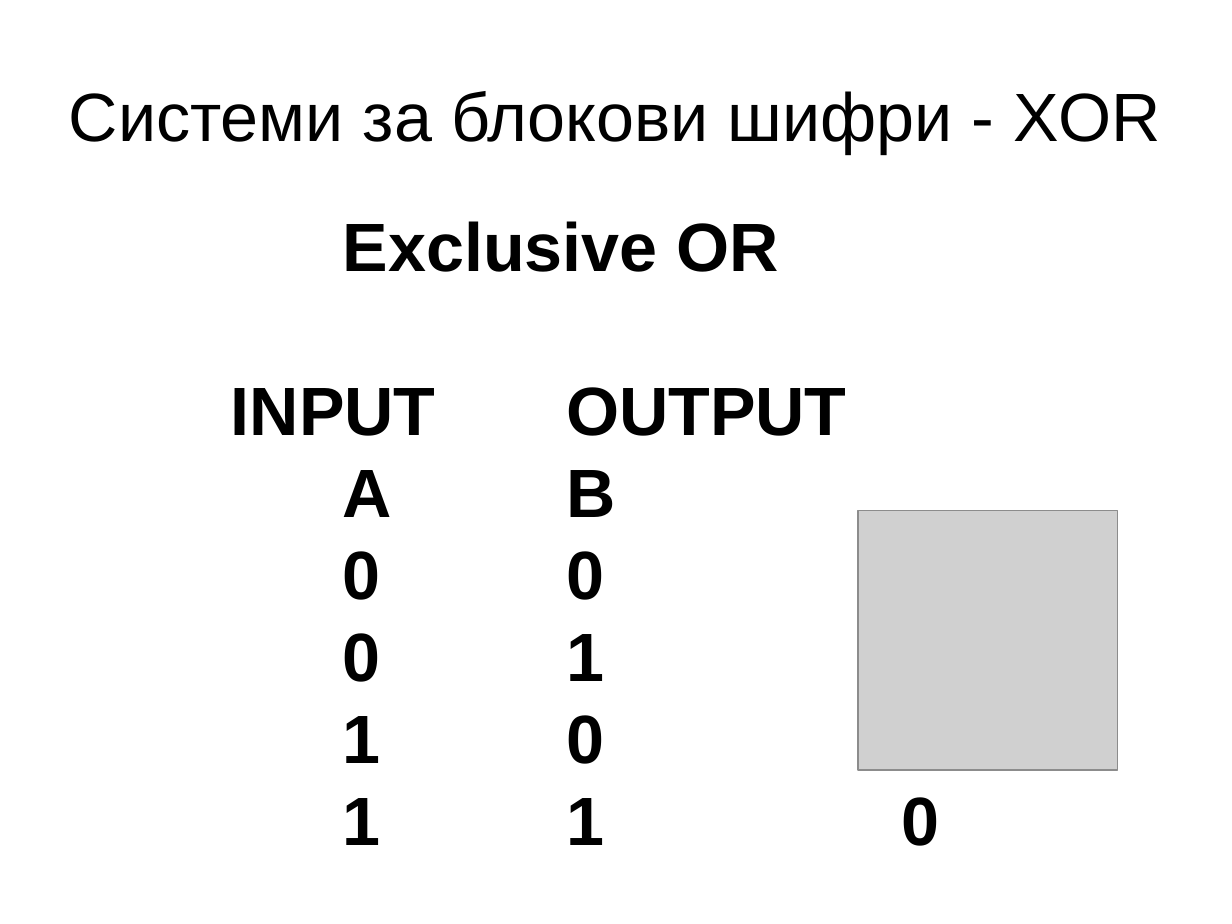
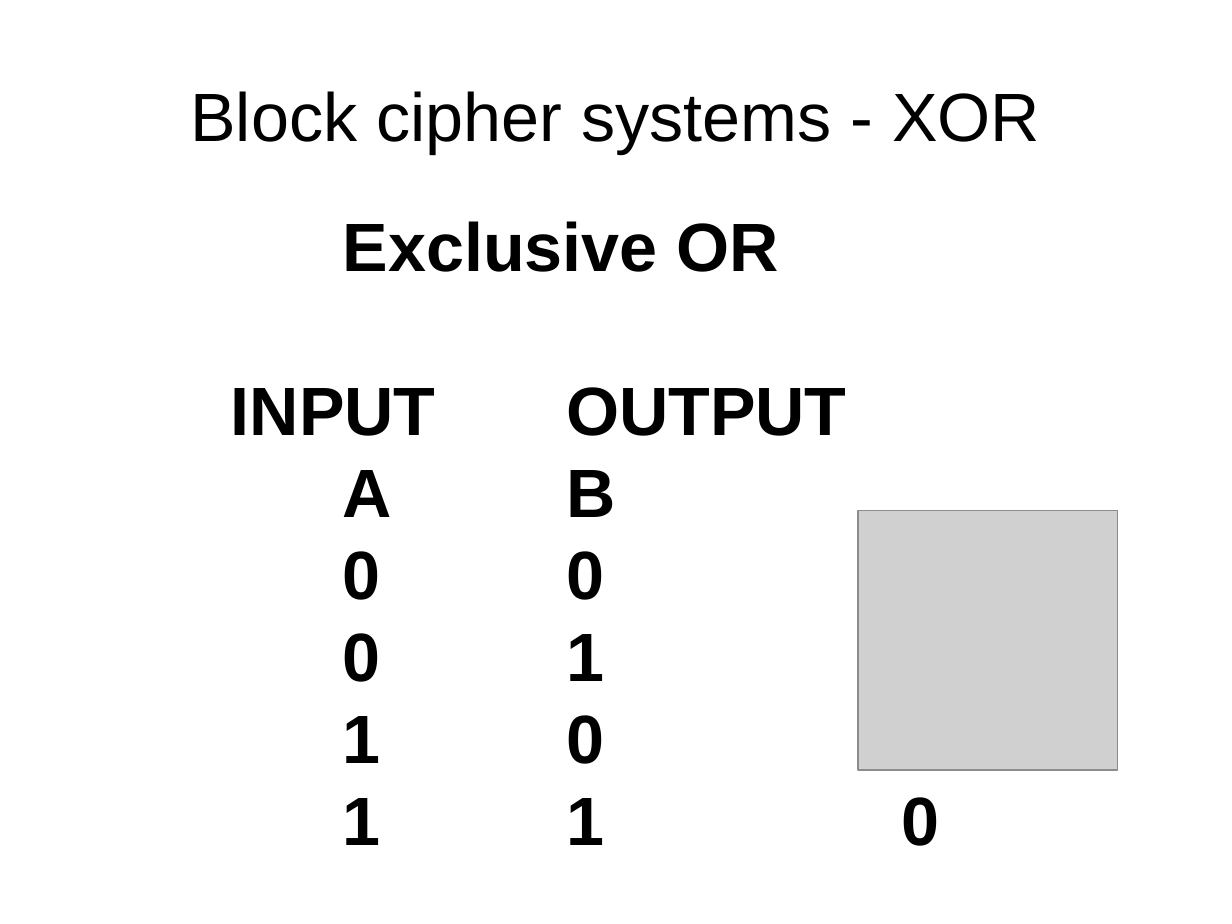
Before and after one commit to hackman/netsec1, a slide deck: slide 23 of presentations/cryptography.odp. Drawn at 1232x924 pixels with LibreOffice and Linux fonts; fonts in the diff are those of the drawing; grey boxes stand for pictures. Boxes give left, top, right and bottom in pixels: in the first picture for what was removed or moved away, otherwise in the second. Text is boxed around its words. In the diff, an @@ line names an element or a change of style, - is before the commit and + after.

```diff
--- a/presentations/cryptography.odp
+++ b/presentations/cryptography.odp
@@ title at (191, 91, 1040, 153): text changed @@
-Системи за блокови шифри - XOR
+Block cipher systems - XOR
```
Also in this commit, not shown: 31 other slides changed, 8 slides added, 8 slides removed.
